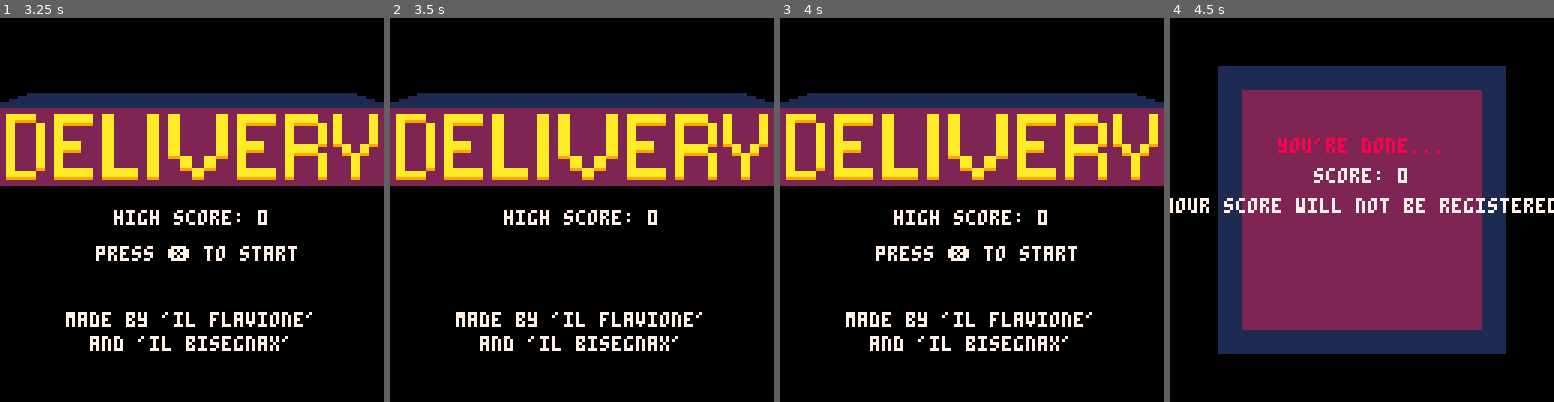
Above: before the commit, frames 1-4 (left to right).
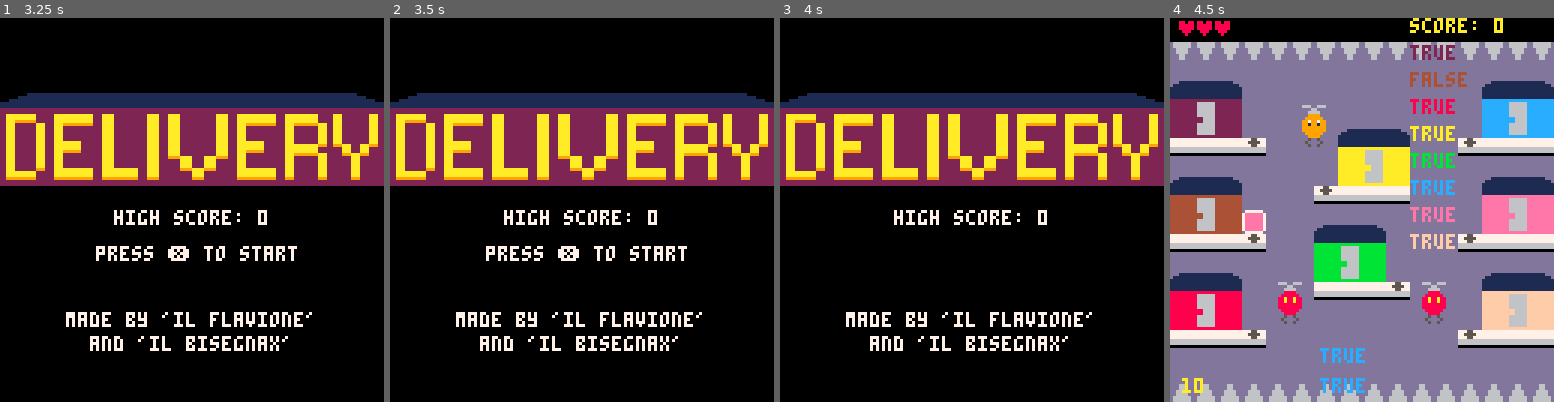
Above: after the commit, the same moments.

Repository: FlavioIero/Delivery
Game: PICO-8 cartridge atari.p8
The game is run twice, just before and just after one commit, with the same random seed, the same clock (stepped at 60 frames per second) and the same inputs.
Inputs:
- Up to frame 1 (3.25 s): tap X (X key) at 0.33, 1.07, 1.85, 2.97 s; hold Right 1.6-2.1 s; hold Up 2.15-2.42 s; hold Right 2.47-3.03 s; hold Left from 3.08 s (still down)
- Up to frame 2 (3.5 s): keep holding Left
- Up to frame 3 (4 s): release Left at 3.58 s; hold Down 3.63-3.97 s
- Up to frame 4 (4.5 s): hold Right from 4.02 s (still down); tap X (X key) at 4.08 s

Frame 1 is identical in both runs. In frame 2, 0.8% of the frame differs, in the area x 25-78%, y 59-64%; in frame 3, 0.8%; in frame 4, 92%, in the area x 0-100%, y 0-100%.

Commit message:
reset game variables on start
game loop should be finished

Diff:
--- a/atari.p8
+++ b/atari.p8
@@ -23,13 +23,10 @@
 local game_over_frm = 0
 
 -- debug
-b = {}
+
 
 function _init()
-	start_game()
-
-	-- debug
-
+	reset_var()
 end
 
 function _update()
@@ -84,7 +81,9 @@
 
 function update_menu()
 	if btnp(❎) then
-		state = game_states.game end
+		state = game_states.game
+		reset_var()
+	end
 	menu_frm += 1
 end
 
@@ -155,17 +154,26 @@
 	end
 end
 
-function start_game()
-	state = game_states.menu
+-- resets all game variables (not high score)
+function reset_var()
+	gm = {}
+	e = {}
+	p = {}
+
 	gm = game_mng.new()
 	add(e,enemy.new(36,100))
 	add(e,enemy.new(84,100))
 	p = player.new(player_sp)
-end
-
--- resets all game variables (not high score)
-function reset_var()
-
+
+	-- menu-var
+ show_start = 20
+ not_show_start = 20
+ menu_frm = 0
+
+	-- game-over-var
+ show_go_to_menu = 20
+ not_show_go_to_menu = 20
+ game_over_frm = 0
 end
 -->8
 -- vector2 --
@@ -271,18 +279,22 @@
 local spd = 0
 local mov_frm = 0
 local sprt_helix = {4,5}
-local helix_dur = 2 -- each helix spr lasts 2 frm
 local sprt = 3
 local claw_sprt = 6
-local hp = 3
 
 local kz = {15,123}
 
 -- var
+local helix_dur = 2 -- each helix spr lasts 2 frm
 
 -- base
 
+function reset_var_player()
+	helix_dur = 2
+end
+
 function player.new(pos)
+	reset_var_player()
 	return setmetatable({pos=pos,sprt=sprt,hooked=false,box=nil,h_sprt=sprt_helix[1],h_sprt_i=1,h_timer=0},player)
 end
 
@@ -503,7 +515,7 @@
 local desp_time = 800
 local c_start_sprt = 41
 local light_sprt = 49
-local light_up = {{0,30},{150,10},{210,8},{300,4}}
+local light_up = {{0,30},{350,20},{500,10},{600,5}}
 
 -- var
 
@@ -570,6 +582,7 @@
 
 -- do not change
 colors = {2,4,8,10,11,12,14,15}
+high_score = 0
 
 -- can change
 player_sp = vector2.new(8,32) -- player spawn point
@@ -578,8 +591,6 @@
 game_timer = 10
 max_hp = 3
 
--- var
-bad_ending = false
 -->8
 -- game_manager --
 
@@ -598,12 +609,18 @@
 
 -- base
 
+function reset_var_gm()
+	curr_timer = game_timer
+ frm = 0
+end
+
 function game_mng.new()
+	reset_var_gm()
 	local hs = {}
 	for i=1,#colors do
 		add(hs,house.new(i))
 	end
-	return setmetatable({boxes={},houses=hs,score=0,high_score=0,record=false,sp_timer=0,hp=max_hp,bad_ending=false},game_mng)
+	return setmetatable({boxes={},houses=hs,score=0,high_score=high_score,record=false,sp_timer=0,hp=max_hp,bad_ending=false},game_mng)
 end
 
 function game_mng:box_shipped(b)
@@ -694,6 +711,9 @@
 function game_mng:update_score()
 	if self.score > self.high_score then
 		self.high_score = self.score
+		-- updates global hs so that it
+		-- is easier to reset variables
+		high_score = self.score
 		self.record = true
 	end
 end
